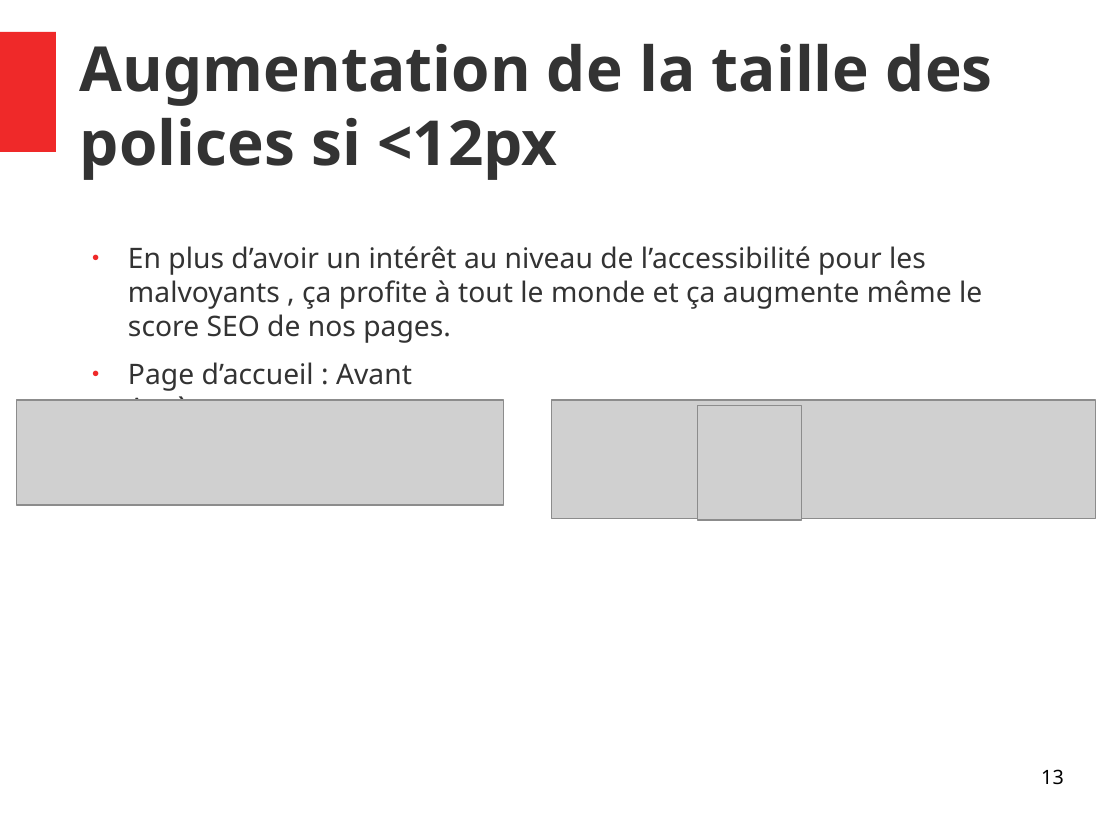
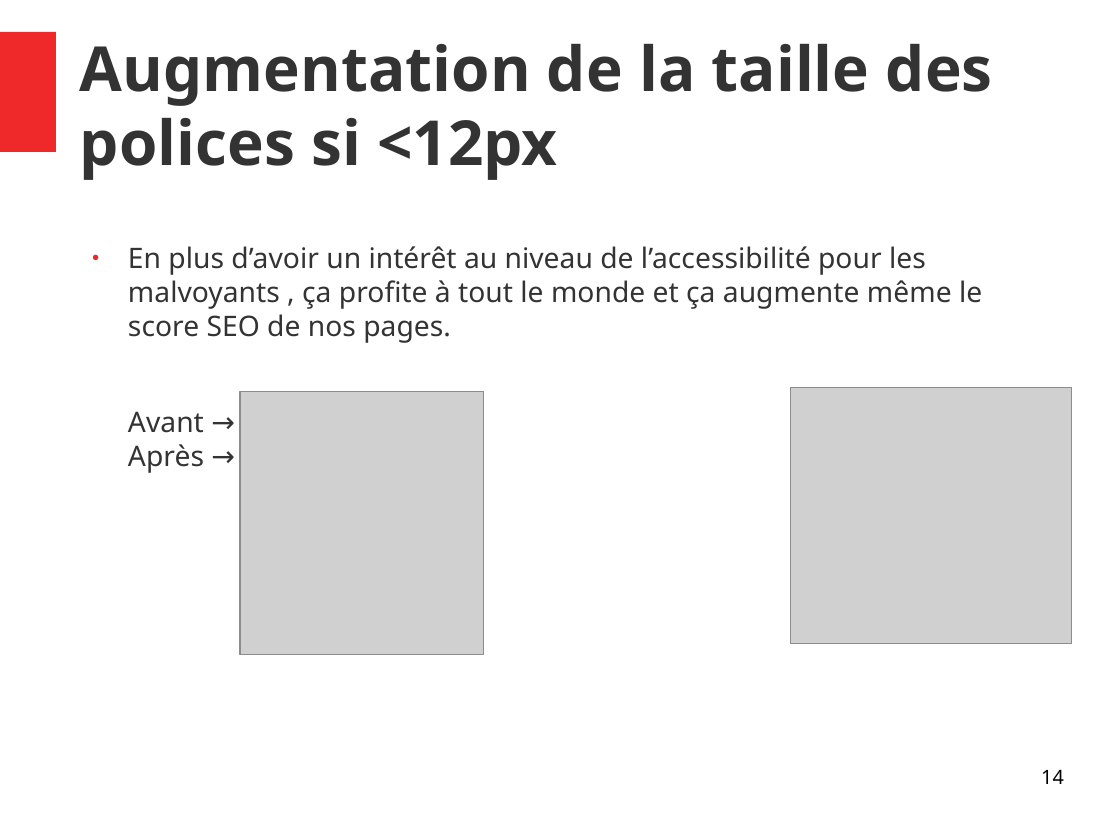
Before and after one commit to Doppler123/OPC_P4_La_Panthere, a slide deck: slide 14 of audit/Rapport.odp (slide 13 before the commit). Drawn at 1120x840 pixels with LibreOffice and Linux fonts; fonts in the diff are those of the drawing; grey boxes stand for pictures. Boxes give left, top, right and bottom in pixels: in the first picture for what was removed or moved away, otherwise in the second. Text is boxed around its words. In the diff, an @@ line names an element or a change of style, - is before the commit and + after.

```diff
--- a/audit/Rapport.odp
+++ b/audit/Rapport.odp
@@ picture resized from (x1=552, y1=400, x2=1096, y2=518) to (x1=792, y1=388, x2=1073, y2=644) @@
@@ text at (x1=128, y1=411, x2=204, y2=473): text changed @@
-● Page d’accueil : Avant Après
+Avant → Après →
@@ picture resized from (x1=16, y1=400, x2=504, y2=505) to (x1=240, y1=392, x2=484, y2=656) @@
@@ picture removed at (x1=698, y1=406, x2=802, y2=520) @@
@@ page number at (x1=1041, y1=769, x2=1064, y2=784): text changed @@
-13
+14
```
Also in this commit, not shown: 13 other slides changed, 3 slides added, 3 other files.
